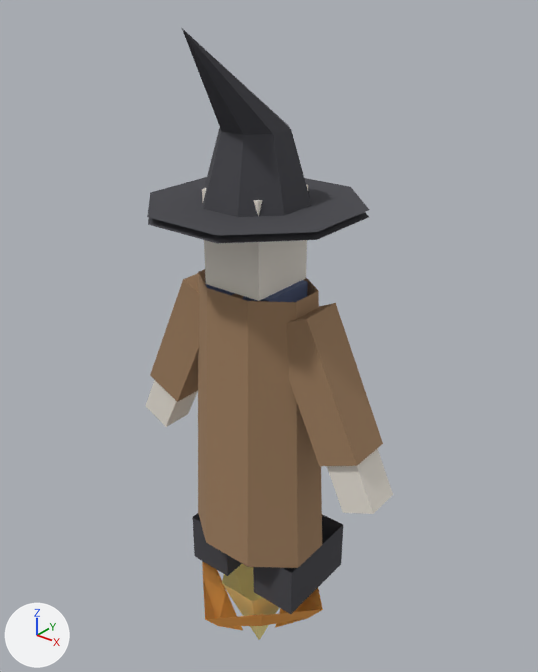
The glTF model assets/models/alkoldun_flame.gltf, before and after one commit.
One viewpoint serves both versions: a 50 mm camera at (0.652, -0.786, 0.505) aimed at (-0.01, 0.042, -0.009). Lighting does not change. The marker at lower left points along +X, +Y and +Z. The older version comes first.

The first picture shows 'coat', 'dark', 'flame_core', 'flame_outer', 'skin' and 1 more.
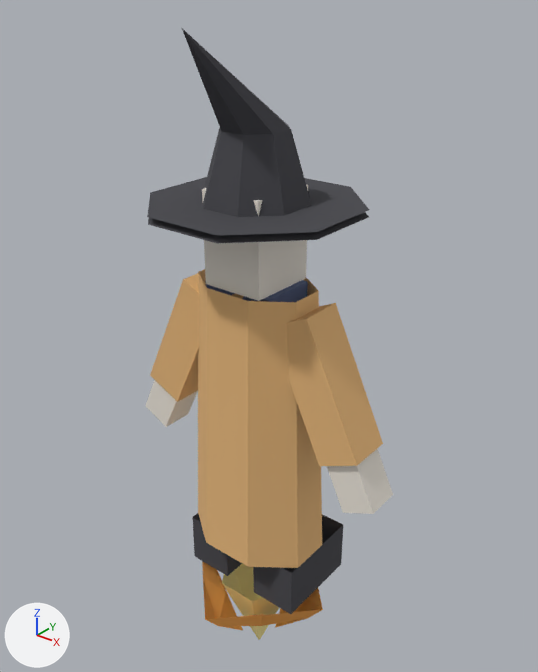
Where the change shows, as pixel boxes (x1, y1, x2, y2) in the pictures (538 x 672 px):
'coat', recoloured (lighter): (150, 269, 383, 568) in both

What changed in the scene script:
```text
Change mat_coat:
    mat_coat.base_color: (0.36, 0.22, 0.12) -> (0.8, 0.48, 0.2)  # brown #a28161 -> beige #e7b87c
```
